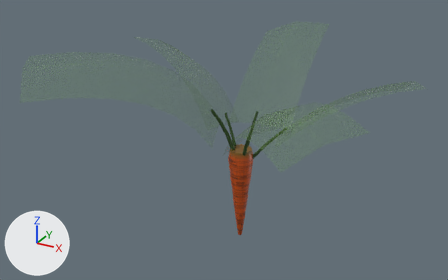
A saved change to the FBX model unity/BinaryNestModAssets/Assets/Farming/Carrot/Models/CarrotGrowth.fbx.
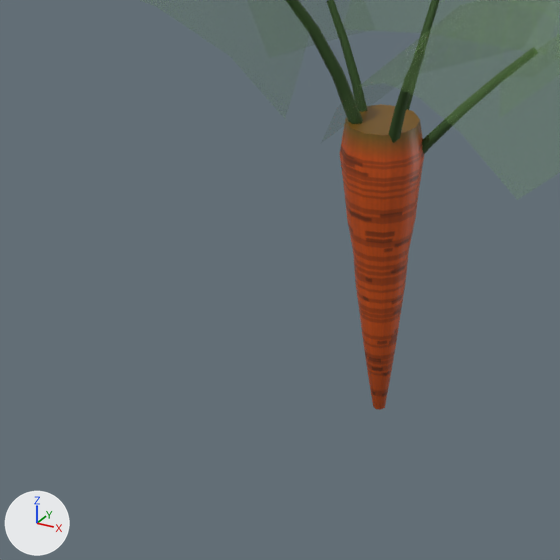
There are two pictures of each version: one whole from a camera (50 mm lens) standing at (0.302, -0.591, 0.325) and looking at (-0.02, -0.004, 0.031), one close up on the part from 28% to 66% of the width and 40% to 100% of the height. The axes (+X, +Y, +Z) are drawn at lower left. The lights are the same throughout. The last two pictures show the newer version. Objects named as collision shapes, trigger or cutter boxes, shadow casters or lower levels of detail are left out. Where no turn or scale is listed for an object, it has been applied to the vertices. Vertices at exactly the same position are counted once.

Script lines for the objects in view, before the commit:
```python
me_carrotgrowth_lod0 = bpy.data.meshes.new('CarrotGrowth_LOD0')
me_carrotgrowth_lod0.from_pydata(...)  # 352 vertices, 269 faces; spans x -0.219..0.191, y -0.184..0.159, z -0.11..0.145
# faces by material slot: [100, 60, 109]
me_carrotgrowth_lod0.materials.append(mat_carrotstalk)  # dark green #2b4a19
me_carrotgrowth_lod0.materials.append(mat_carrotleaf)
me_carrotgrowth_lod0.materials.append(mat_carrotroot)  # picture img_carrotroot_png
ob_carrotgrowth_lod0 = bpy.data.objects.new('CarrotGrowth_LOD0', me_carrotgrowth_lod0)
ob_carrotgrowth_lod0.location = (0.0, 0.0, 0.0)
```
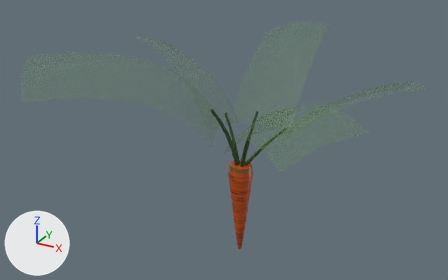
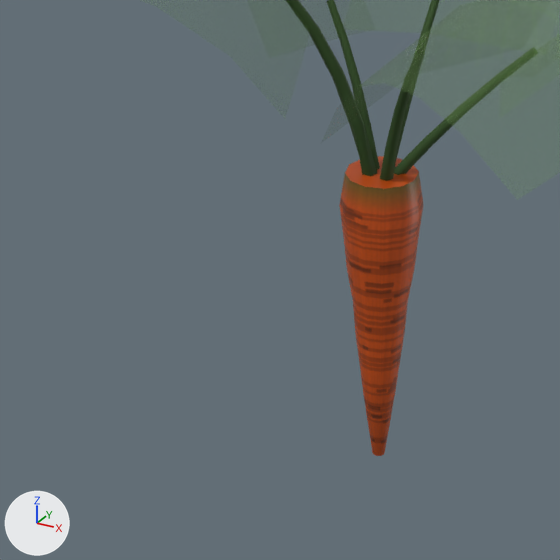
Pixel boxes [x1, y1, x2, y2] of what changed, in the close-ups (560 x 560 px; the box of a moved part takes in the faces that stretch with it):
'CarrotGrowth_LOD0', reshaped: before [286, 0, 538, 410]; after [286, 0, 538, 456]
part 1 of me_carrotgrowth_lod0, moved or reshaped: before [340, 104, 424, 410]; after [339, 156, 423, 456]

Edits to the bpy script that builds the scene:
```text
Change me_carrotgrowth_lod0:
    used by ob_carrotgrowth_lod0; location = (0.0, 0.0, 0.0)
    remove me_carrotgrowth_lod0.from_pydata(...)  # 352 vertices, 269 faces; spans x -0.219..0.191, y -0.184..0.159, z -0.11..0.145
    add me_carrotgrowth_lod0.from_pydata(...)  # 352 vertices, 269 faces; spans x -0.219..0.191, y -0.184..0.159, z -0.131..0.145
    me_carrotgrowth_lod0 part 1: the loose piece of 120 vertices spanning x -0.015..0.015, y -0.015..0.015, z -0.095..0.022 is moved by (0.0, 0.0, -0.02)
    other edits to the shape of me_carrotgrowth_lod0 do not show in these pictures
```
